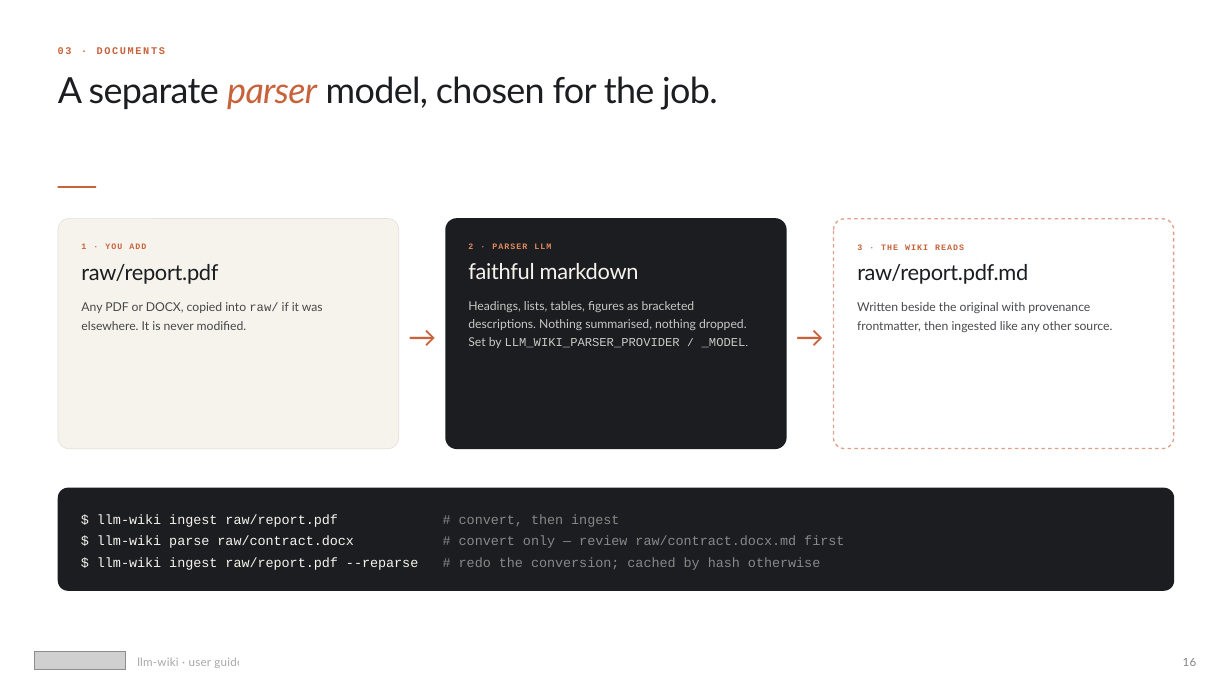
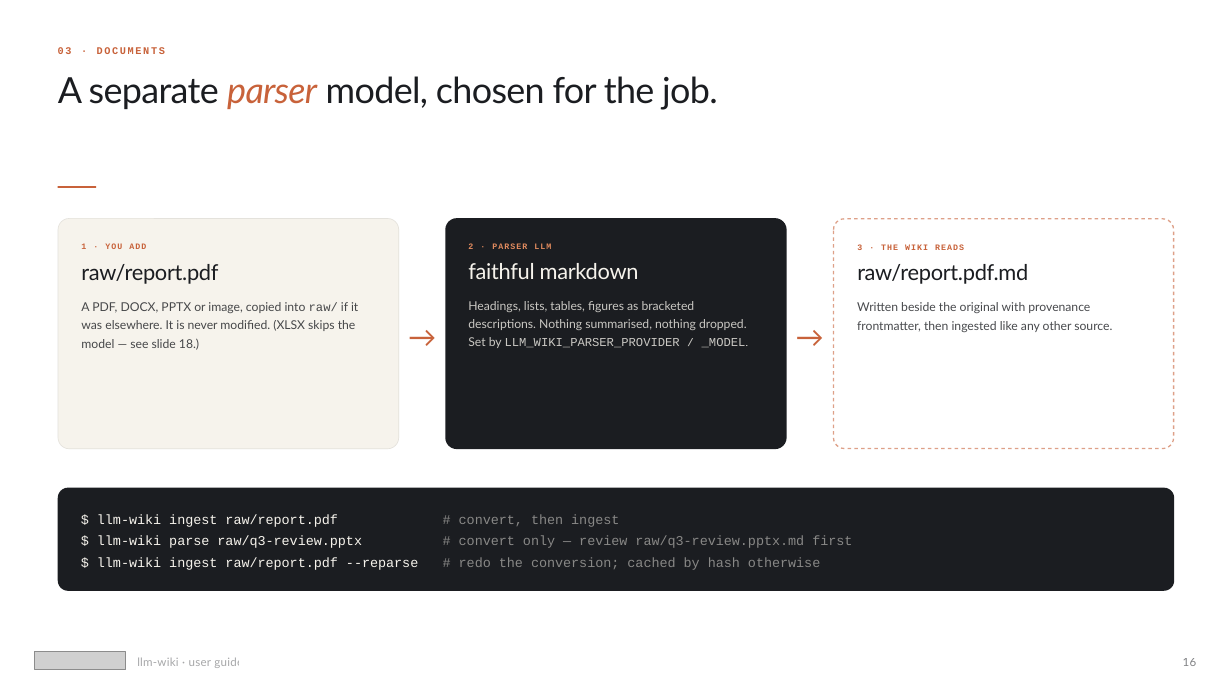
Before and after one commit to BikS2013/llm-wiki, a slide deck: slide 16 of docs/presentations/llm-wiki-user-guide.pptx. Drawn at 1232x693 pixels with LibreOffice and Linux fonts; fonts in the diff are those of the drawing; grey boxes stand for pictures. Boxes give left, top, right and bottom in pixels: in the first picture for what was removed or moved away, otherwise in the second. Text is boxed around its words. In the diff, an @@ line names an element or a change of style, - is before the commit and + after.

```diff
--- a/docs/presentations/llm-wiki-user-guide.pptx
+++ b/docs/presentations/llm-wiki-user-guide.pptx
@@ text at [81, 302, 358, 350]: text changed @@
-Any PDF or DOCX, copied into raw/ if it was elsewhere. It is never modified.
+A PDF, DOCX, PPTX or image, copied into raw/ if it was elsewhere. It is never modified. (XLSX skips the model — see slide 18.)
@@ text at [97, 514, 852, 570]: text changed @@
-$ llm-wiki ingest raw/report.pdf # convert, then ingest
-$ llm-wiki parse raw/contract.docx # convert only — review raw/contract.docx.md first
-$ llm-wiki ingest raw/report.pdf --reparse # redo the conversion; cached by hash otherwise
+$ llm-wiki ingest raw/report.pdf # convert, then ingest
+$ llm-wiki parse raw/q3-review.pptx # convert only — review raw/q3-review.pptx.md first
+$ llm-wiki ingest raw/report.pdf --reparse # redo the conversion; cached by hash otherwise
```
Also in this commit, not shown: 14 other slides changed, 1 slide added, 2 other files.
